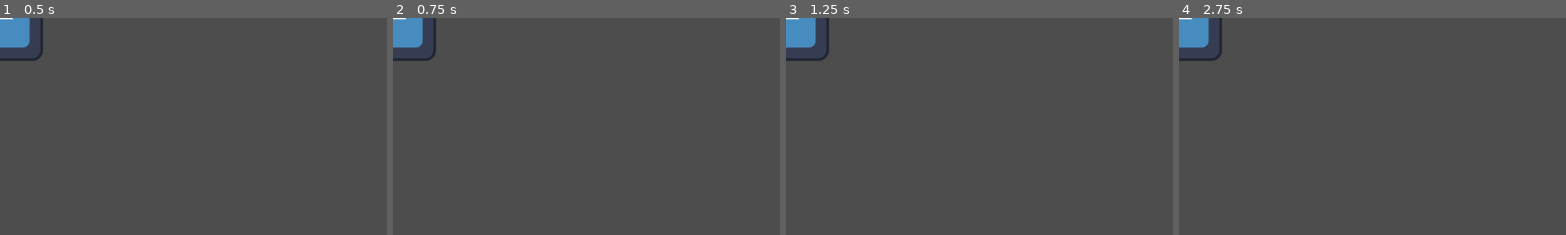
Above: before the commit, frames 1-4 (left to right).
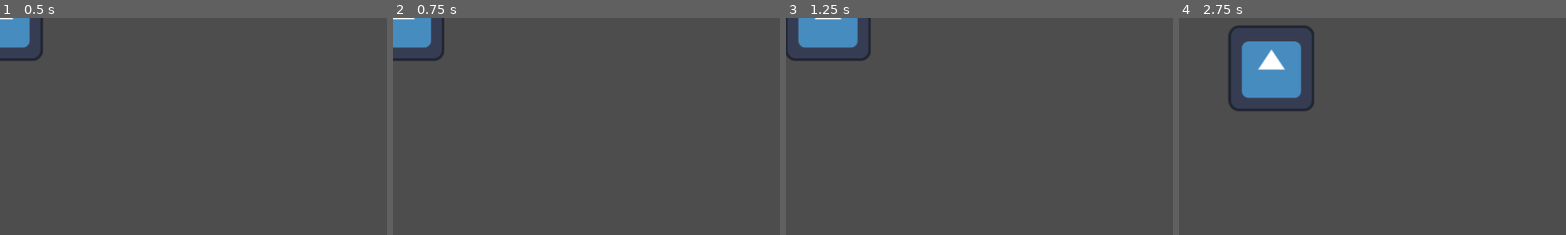
Above: after the commit, the same moments.

Repository: AlexRavelo/PrometheusGame
Game: Godot game, scene res://test_scene.tscn
The game is run twice, just before and just after one commit, with the same random seed, the same clock (stepped at 60 frames per second) and the same inputs. The engine's default icon, where the game draws it, is replaced by a stand-in: a white triangle on a blue panel in a dark square.
Inputs:
- Up to frame 1 (0.5 s): no input
- Up to frame 2 (0.75 s): tap Enter at 0.5 s; hold Right (Right, bound only after the commit) from 0.53 s (still down)
- Up to frame 3 (1.25 s): keep holding Right (Right, bound only after the commit)
- Up to frame 4 (2.75 s): release Right (Right, bound only after the commit) at 1.28 s; hold Down (Down, bound only after the commit) 1.28-2.03 s; hold Right (Right, bound only after the commit) from 2.03 s (still down)
The pictures show only the part of the screen within x 0-50%, y 0-50%; the shares and areas given below are measured in that part.

Frame 1 is identical in both runs. In frame 2, 0.6% of the frame differs, in the area x 3-14%, y 0-20%; in frame 3, 2.3%; in frame 4, 6.5%, in the area x 0-35%, y 0-43%.

Commit message:
input handler + movement

Diff:
--- a/assets/code/basePlayer.gd
+++ b/assets/code/basePlayer.gd
@@ -8,5 +8,10 @@
 
 # Called every frame. 'delta' is the elapsed time since the previous frame.
 func _process(delta):
-	if Input.is_key_pressed(KEY_RIGHT):
-		print("burger")
+	var direction: Vector2 = Input.get_vector("Left","Right","Up","Down")
+
+	velocity.x = move_toward(velocity.x, direction.x*100, base_speed)
+	velocity.y = move_toward(velocity.y, direction.y*100, base_speed)
+
+
+	move_and_slide()
--- a/project.godot
+++ b/project.godot
@@ -15,6 +15,37 @@
 config/features=PackedStringArray("4.2", "Forward Plus")
 config/icon="res://icon.svg"
 
+[input]
+
+Up={
+"deadzone": 0.5,
+"events": [Object(InputEventKey,"resource_local_to_scene":false,"resource_name":"","device":-1,"window_id":0,"alt_pressed":false,"shift_pressed":false,"ctrl_pressed":false,"meta_pressed":false,"pressed":false,"keycode":0,"physical_keycode":4194320,"key_label":0,"unicode":0,"echo":false,"script":null)
+, Object(InputEventJoypadButton,"resource_local_to_scene":false,"resource_name":"","device":-1,"button_index":11,"pressure":0.0,"pressed":true,"script":null)
+, Object(InputEventJoypadMotion,"resource_local_to_scene":false,"resource_name":"","device":-1,"axis":1,"axis_value":-1.0,"script":null)
+]
+}
+Down={
+"deadzone": 0.5,
+"events": [Object(InputEventKey,"resource_local_to_scene":false,"resource_name":"","device":-1,"window_id":0,"alt_pressed":false,"shift_pressed":false,"ctrl_pressed":false,"meta_pressed":false,"pressed":false,"keycode":0,"physical_keycode":4194322,"key_label":0,"unicode":0,"echo":false,"script":null)
+, Object(InputEventJoypadButton,"resource_local_to_scene":false,"resource_name":"","device":-1,"button_index":12,"pressure":0.0,"pressed":true,"script":null)
+, Object(InputEventJoypadMotion,"resource_local_to_scene":false,"resource_name":"","device":-1,"axis":1,"axis_value":1.0,"script":null)
+]
+}
+Left={
+"deadzone": 0.5,
+"events": [Object(InputEventKey,"resource_local_to_scene":false,"resource_name":"","device":-1,"window_id":0,"alt_pressed":false,"shift_pressed":false,"ctrl_pressed":false,"meta_pressed":false,"pressed":false,"keycode":0,"physical_keycode":4194319,"key_label":0,"unicode":0,"echo":false,"script":null)
+, Object(InputEventJoypadButton,"resource_local_to_scene":false,"resource_name":"","device":-1,"button_index":13,"pressure":0.0,"pressed":true,"script":null)
+, Object(InputEventJoypadMotion,"resource_local_to_scene":false,"resource_name":"","device":-1,"axis":0,"axis_value":-1.0,"script":null)
+]
+}
+Right={
+"deadzone": 0.5,
+"events": [Object(InputEventKey,"resource_local_to_scene":false,"resource_name":"","device":-1,"window_id":0,"alt_pressed":false,"shift_pressed":false,"ctrl_pressed":false,"meta_pressed":false,"pressed":false,"keycode":0,"physical_keycode":4194321,"key_label":0,"unicode":0,"echo":false,"script":null)
+, Object(InputEventJoypadButton,"resource_local_to_scene":false,"resource_name":"","device":-1,"button_index":14,"pressure":0.0,"pressed":true,"script":null)
+, Object(InputEventJoypadMotion,"resource_local_to_scene":false,"resource_name":"","device":-1,"axis":0,"axis_value":1.0,"script":null)
+]
+}
+
 [rendering]
 
 renderer/rendering_method="gl_compatibility"
--- a/test_scene.tscn
+++ b/test_scene.tscn
@@ -1,7 +1,10 @@
-[gd_scene load_steps=3 format=3 uid="uid://uyfim0gojivo"]
+[gd_scene load_steps=4 format=3 uid="uid://uyfim0gojivo"]
 
 [ext_resource type="Script" path="res://assets/code/basePlayer.gd" id="1_eb44o"]
 [ext_resource type="Texture2D" uid="uid://b3sdoxb0p5v24" path="res://icon.svg" id="2_gxt5w"]
+
+[sub_resource type="RectangleShape2D" id="RectangleShape2D_25l1q"]
+size = Vector2(124, 129)
 
 [node name="Main" type="Node2D"]
 
@@ -10,3 +13,7 @@
 
 [node name="placeholder sprite" type="Sprite2D" parent="CharacterBody2D"]
 texture = ExtResource("2_gxt5w")
+
+[node name="CollisionShape2D" type="CollisionShape2D" parent="CharacterBody2D"]
+position = Vector2(1, 0.5)
+shape = SubResource("RectangleShape2D_25l1q")
